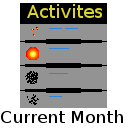
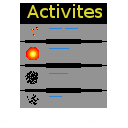
The second w=128, h=128 image is a revision of the first. Changes to its layers:
painted on "Current Month" over (1, 110, 123, 123)
